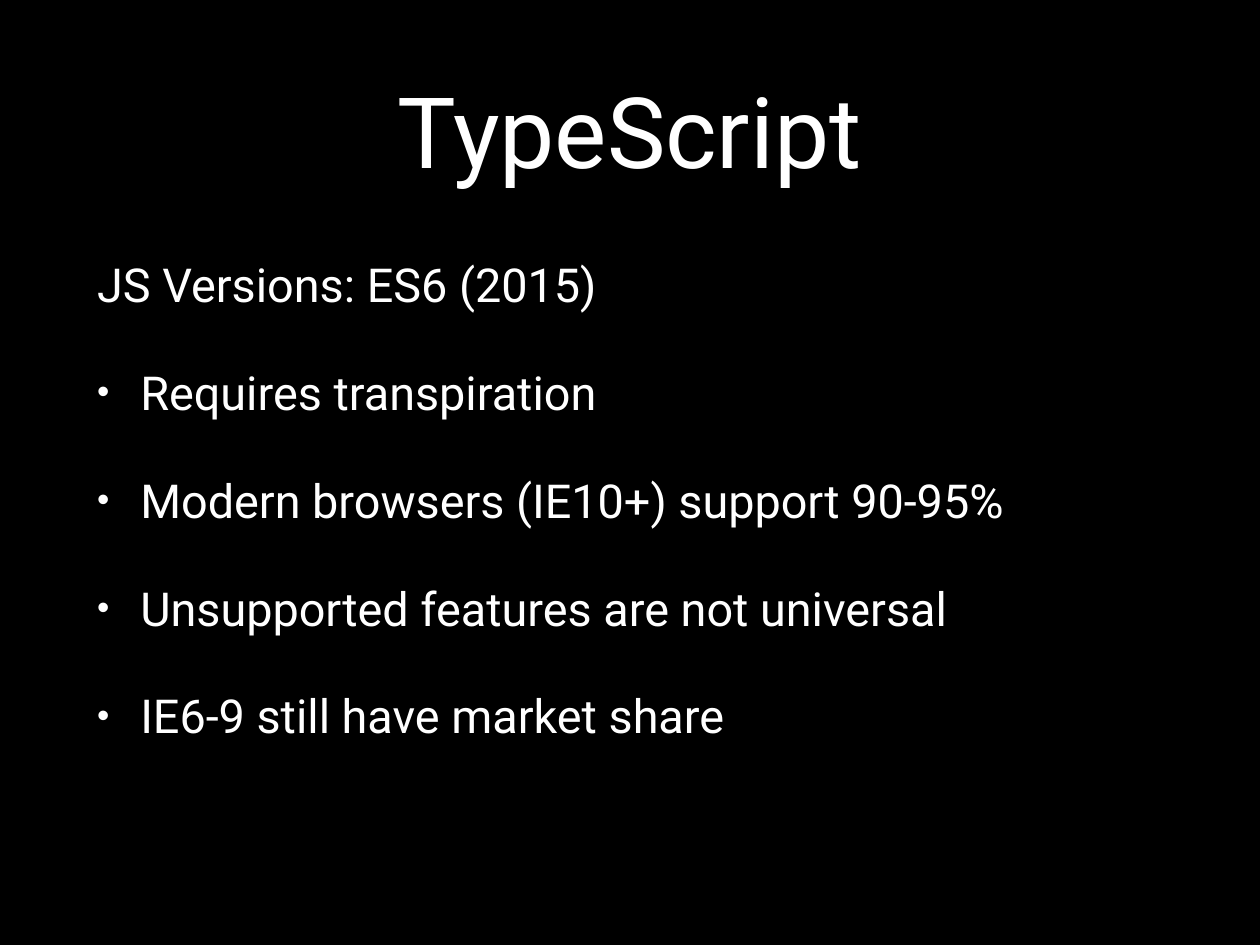
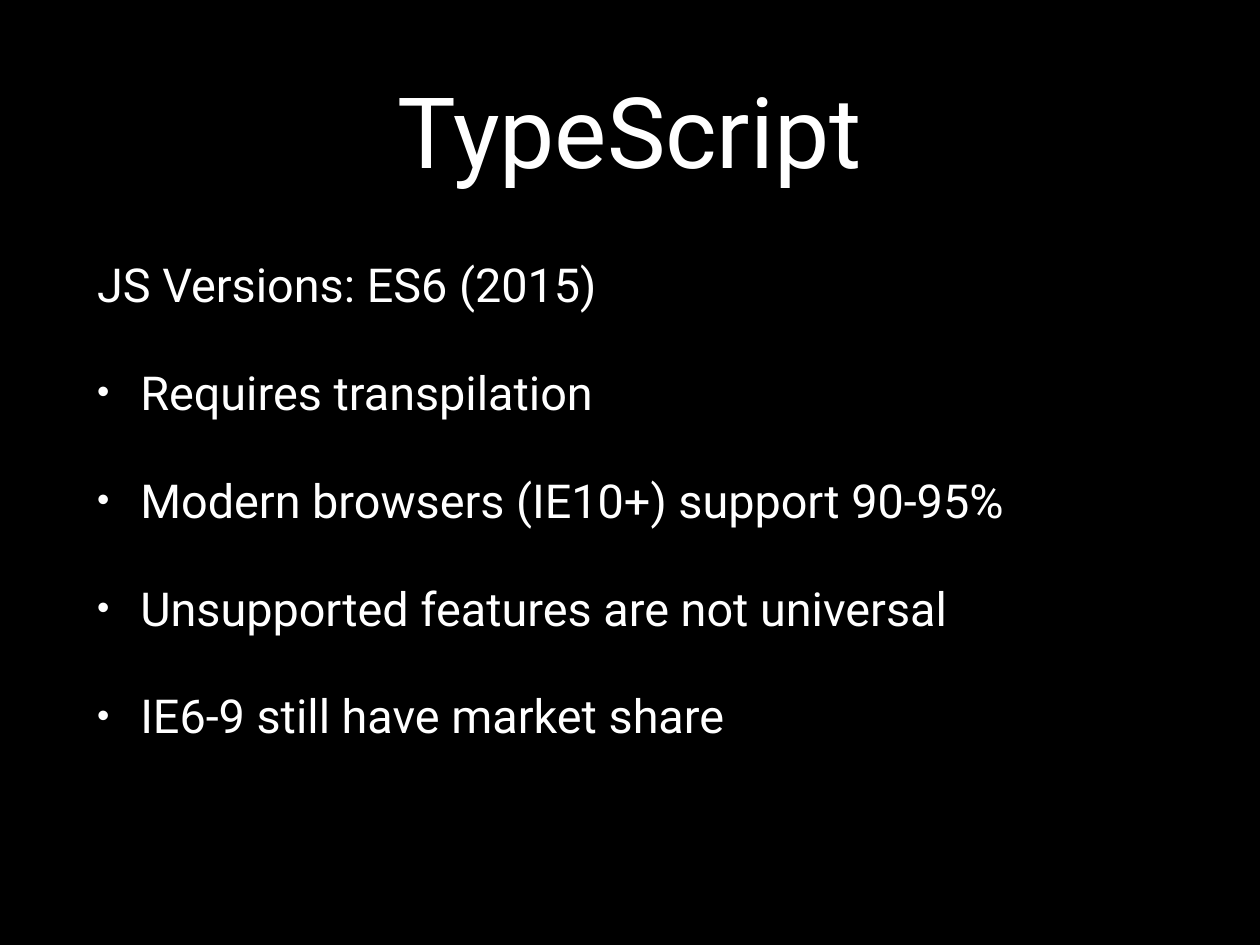
Before and after one commit to eliasjames/training-angular, a slide deck: slide 33 of slides/2.0/Angular 2.0 Slides Day 1.pptx (slide 32 before the commit). Drawn at 1260x945 pixels with LibreOffice and Linux fonts; fonts in the diff are those of the drawing. Boxes give left, top, right and bottom in pixels: in the first picture for what was removed or moved away, otherwise in the second. Text is boxed around its words. In the diff, an @@ line names an element or a change of style, - is before the commit and + after.

```diff
--- a/slides/2.0/Angular 2.0 Slides Day 1.pptx
+++ b/slides/2.0/Angular 2.0 Slides Day 1.pptx
@@ text at [140, 375, 593, 420]: text changed @@
-• Requires transpiration
+• Requires transpilation
```
Also in this commit, not shown: 7 other slides changed, 6 slides added, 5 other files.
